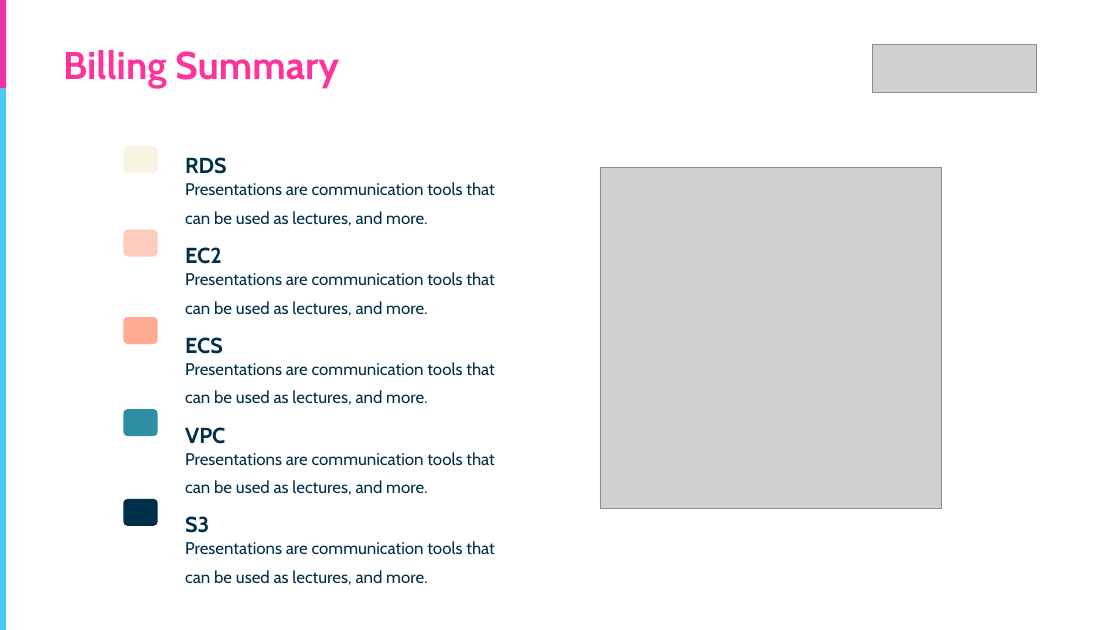
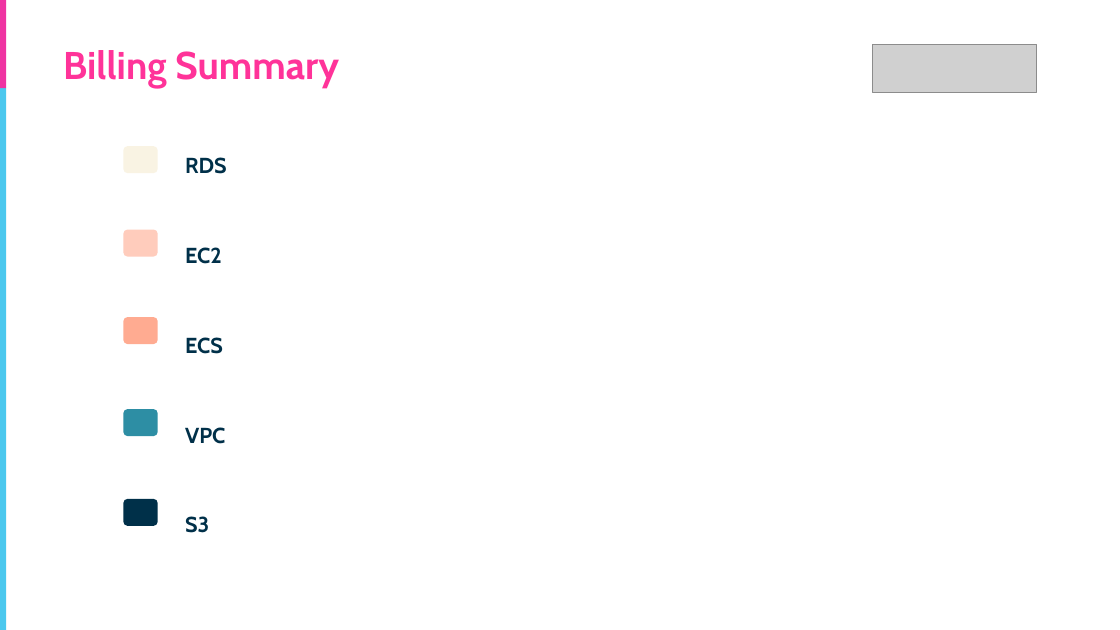
Before and after one commit to grootisgroot29/aws_report_generator, a slide deck: slide 19 of Report1.pptx. Drawn at 1120x630 pixels with LibreOffice and Linux fonts; fonts in the diff are those of the drawing; grey boxes stand for pictures. Boxes give left, top, right and bottom in pixels: in the first picture for what was removed or moved away, otherwise in the second. Text is boxed around its words. In the diff, an @@ line names an element or a change of style, - is before the commit and + after.

```diff
--- a/Report1.pptx
+++ b/Report1.pptx
@@ picture removed at bbox=[600, 167, 941, 508] @@
@@ group removed at bbox=[185, 182, 494, 585]: 5 texts @@
-Presentations are communication tools that can be used as lectures, and more.
-Presentations are communication tools that can be used as lectures, and more.
-Presentations are communication tools that can be used as lectures, and more.
-Presentations are communication tools that can be used as lectures, and more.
-Presentations are communication tools that can be used as lectures, and more.
```
Also in this commit, not shown: 2 other slides changed.
